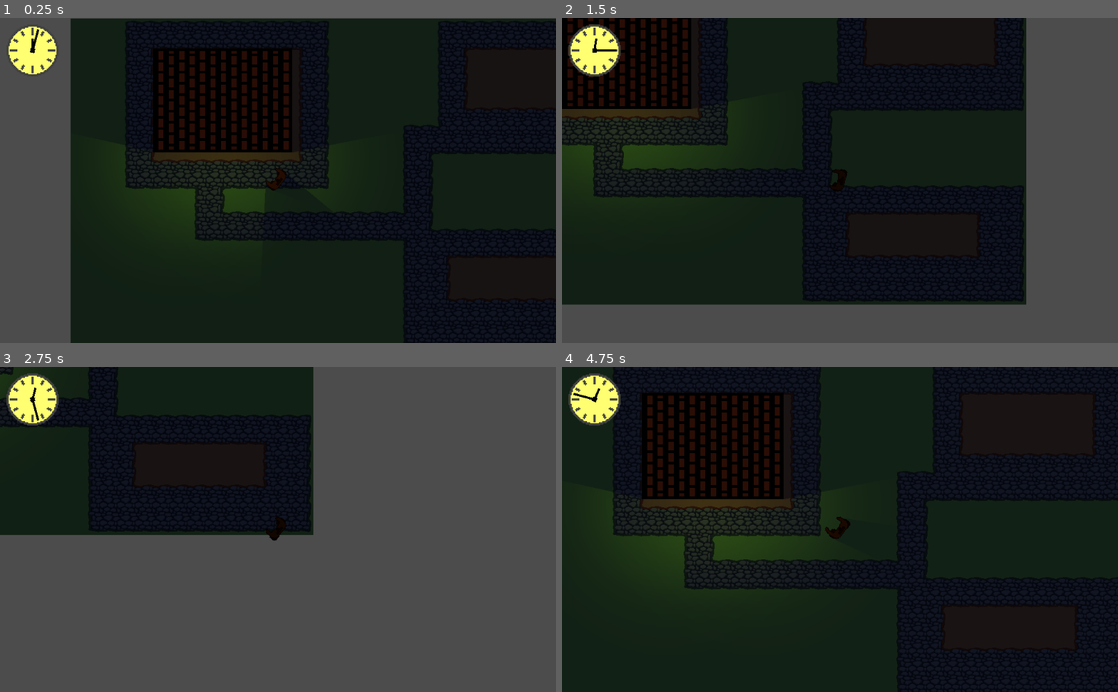
Above: before the commit, frames 1-4 (two rows, left to right).
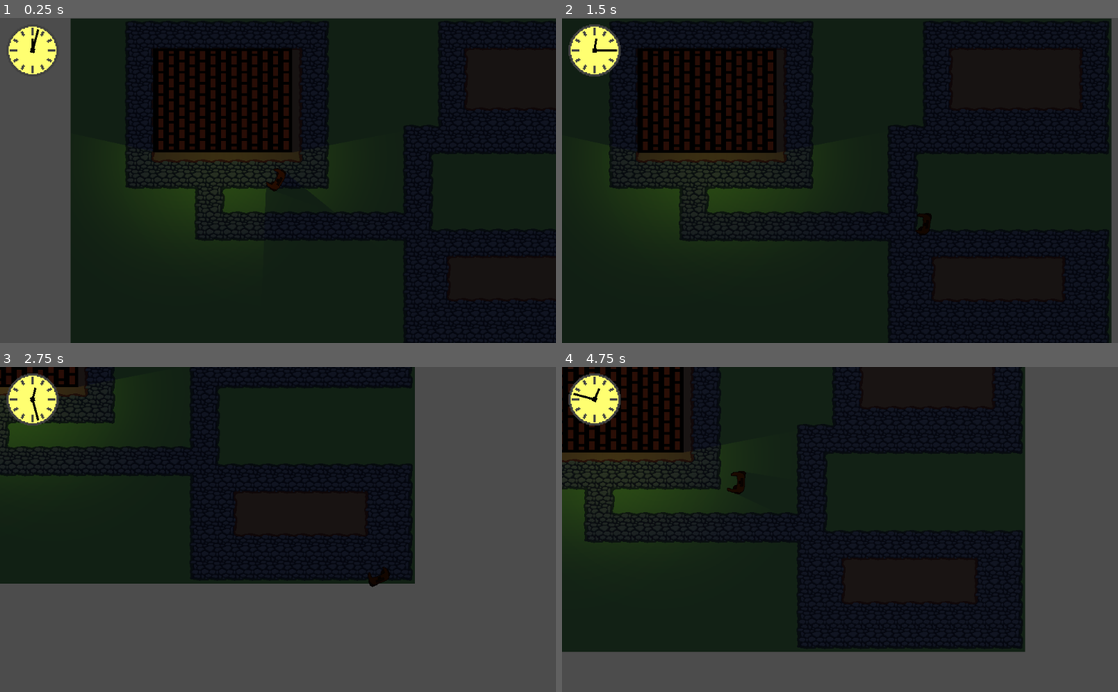
Above: after the commit, the same moments.

Repository: marc-hugh-tom/game-off-2020
Game: Godot game, scene res://nodes/PlayState.tscn
Two runs of this game, one before a commit and one after it. Both use one fixed random seed, a clock stepped at 60 frames per second and the inputs below.
Inputs (mouse positions are in pixels of both pictures, inside the frame that each line leads up to):
- Up to frame 1 (0.25 s): no input
- Up to frame 2 (1.5 s): move the mouse to (962, 164) at 0.52 s; press the mouse at (962, 164) at 0.53 s; hold D (right) 0.53-1.28 s; move the mouse to (728, 196) at 1.27 s; release the mouse at (728, 196) at 1.28 s; hold S (down) from 1.28 s (still down); click (728, 196) at 1.35 s
- Up to frame 3 (2.75 s): move the mouse to (333, 458) at 2.02 s; release S (down) at 2.03 s; press the mouse at (333, 458) at 2.03 s; hold D (right) from 2.03 s (still down)
- Up to frame 4 (4.75 s): move the mouse to (812, 594) at 2.77 s; release D (right) at 2.78 s; release the mouse at (812, 594) at 2.78 s; hold W (up) 2.78-3.53 s; click (812, 594) at 2.85 s; move the mouse to (1006, 578) at 3.52 s; press the mouse at (1006, 578) at 3.53 s; hold A (left) from 3.53 s (still down); move the mouse to (673, 480) at 4.27 s; release the mouse at (673, 480) at 4.28 s; click (673, 480) at 4.35 s

The runs differ from the first frame. In frame 1, less than 0.1% of the frame differs, in the area x 48-52%, y 46-54%; in frame 2, 40%; in frame 3, 25%; in frame 4, 44%, in the area x 0-100%, y 0-100%.

Commit message:
Updated camera to fix bugs and improve feel

Diff:
--- a/nodes/PlayState.tscn
+++ b/nodes/PlayState.tscn
@@ -1,10 +1,9 @@
-[gd_scene load_steps=11 format=2]
+[gd_scene load_steps=10 format=2]
 
 [ext_resource path="res://nodes/Werewolf.tscn" type="PackedScene" id=1]
 [ext_resource path="res://assets/sprites/building.png" type="Texture" id=2]
 [ext_resource path="res://scripts/PlayState.gd" type="Script" id=3]
 [ext_resource path="res://nodes/Clock.tscn" type="PackedScene" id=4]
-[ext_resource path="res://scripts/Map.gd" type="Script" id=5]
 [ext_resource path="res://nodes/TileSet.tres" type="TileSet" id=6]
 [ext_resource path="res://shaders/DayNightMaterial.tres" type="Material" id=8]
 [ext_resource path="res://nodes/Lamp.tscn" type="PackedScene" id=9]
@@ -20,7 +19,6 @@
 
 [node name="Map" type="Node2D" parent="."]
 material = ExtResource( 8 )
-script = ExtResource( 5 )
 
 [node name="TileMap" type="TileMap" parent="Map"]
 use_parent_material = true
--- a/nodes/Werewolf.tscn
+++ b/nodes/Werewolf.tscn
@@ -67,3 +67,10 @@
 
 [node name="LightOccluder2D" type="LightOccluder2D" parent="."]
 occluder = SubResource( 4 )
+
+[node name="Camera2D" type="Camera2D" parent="."]
+current = true
+drag_margin_h_enabled = true
+drag_margin_v_enabled = true
+smoothing_enabled = true
+smoothing_speed = 10.0
--- a/scripts/Map.gd
+++ /dev/null
@@ -1,9 +0,0 @@
-extends Node2D
-
-func _ready():
-	pass # Replace with function body.
-
-func _input(event):
-	if event is InputEventMouseMotion:
-		$Werewolf.set_facing((event.position - get_position()) /
-			get_global_scale())
--- a/scripts/PlayState.gd
+++ b/scripts/PlayState.gd
@@ -5,6 +5,10 @@
 
 var player_speed_noon = 100
 var player_speed_midnight = 400
+
+# Controls how tightly the camera follows the player
+var camera_margin_noon = 0
+var camera_margin_midnight = 0.3
 
 var previous_fraction = null
 
@@ -14,16 +18,11 @@
 	pass # Replace with function body.
 
 func _process(delta):
-	center_screen()
 	update_map_scale()
 	update_player_speed()
+	update_camera_margin()
 	update_global_lighting()
 	update_lamp_lights()
-
-func center_screen():
-	var viewport_rect = get_viewport_rect()
-	$Map.set_position(-($Map/Werewolf.get_position()*$Map.get_scale()) +
-		viewport_rect.size/2)
 
 func update_map_scale():
 	var fraction = get_day_night_fraction_easing()
@@ -38,6 +37,13 @@
 	var b = abs(a - player_speed_midnight)
 	var player_speed = a + b * fraction * -1
 	$Map/Werewolf.set_speed(player_speed)
+
+func update_camera_margin():
+	var fraction = get_day_night_fraction_easing()
+	var a = (camera_margin_noon + camera_margin_midnight) / 2
+	var b = abs(a - camera_margin_midnight)
+	var camera_scale = a + b * fraction * -1
+	$Map/Werewolf.set_camera_scale(camera_scale)
 
 func update_global_lighting():
 	var fraction = get_day_night_fraction_easing()
--- a/scripts/Werewolf.gd
+++ b/scripts/Werewolf.gd
@@ -3,7 +3,6 @@
 var speed = 250
 
 var walk_dir = Vector2(0.0, 0.0)
-var facing = Vector2(0.0, 0.0)
 var velocity = Vector2(0.0, 0.0)
 
 func _ready():
@@ -28,7 +27,8 @@
 	else:
 		if not $Feet.get_animation() == "walk":
 			$Feet.play("walk")
-	rotation = position.angle_to_point(facing) - PI/2
+	rotation = get_global_mouse_position().angle_to_point(
+		get_global_position()) + PI/2
 	velocity = walk_dir.normalized() * speed
 	move_and_slide(velocity)
 
@@ -39,5 +39,6 @@
 func set_speed(new_speed):
 	speed = new_speed
 
-func set_facing(new_facing):
-	facing = new_facing
+func set_camera_scale(new_scale):
+	for margin in [MARGIN_BOTTOM, MARGIN_LEFT, MARGIN_RIGHT, MARGIN_TOP]:
+		$Camera2D.set_drag_margin(margin, new_scale)
